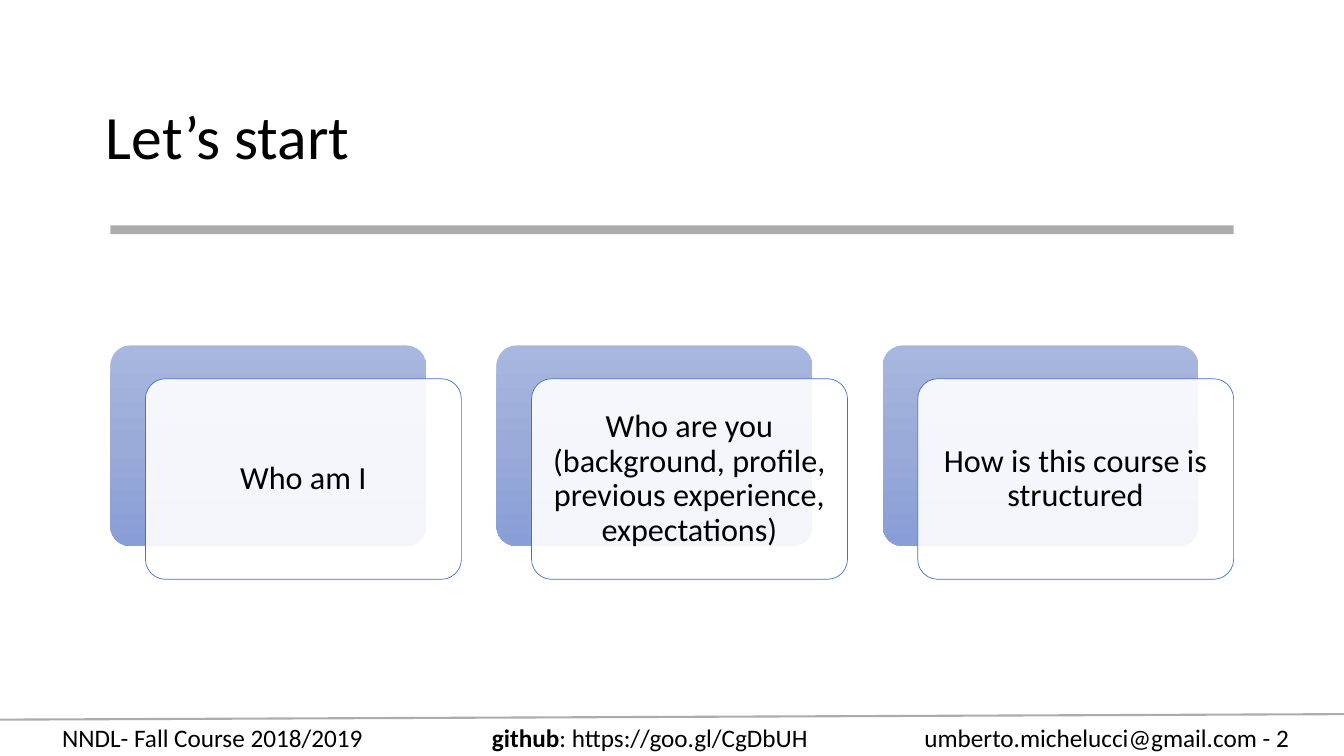
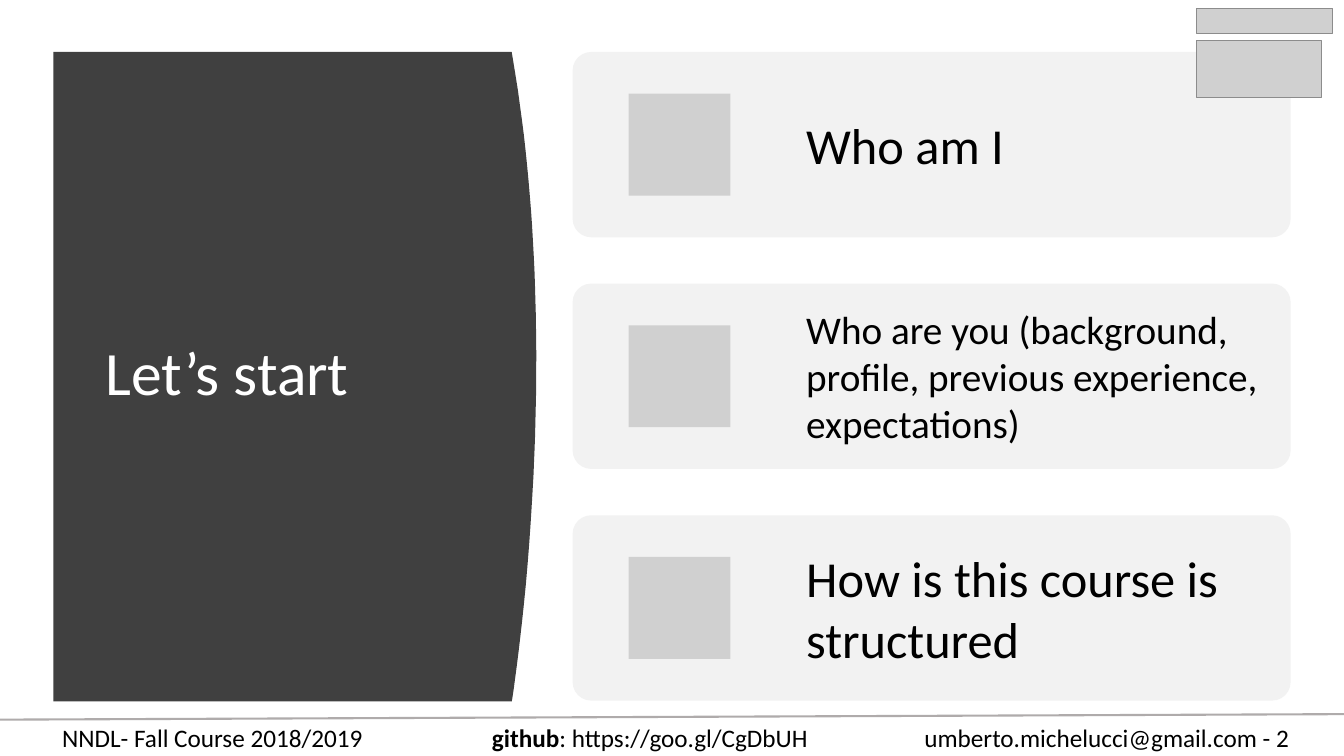
Before and after one commit to toelt-llc/COURSE-zhaw-dlcourse-spring2019, a slide deck: slide 2 of NNDL - Fall 18 Week 1 - Administration and basics.pptx. Drawn at 1344x756 pixels with LibreOffice and Linux fonts; fonts in the diff are those of the drawing; grey boxes stand for pictures. Boxes give left, top, right and bottom in pixels: in the first picture for what was removed or moved away, otherwise in the second. Text is boxed around its words. In the diff, an @@ line names an element or a change of style, - is before the commit and + after.

```diff
--- a/NNDL - Fall 18 Week 1 - Administration and basics.pptx
+++ b/NNDL - Fall 18 Week 1 - Administration and basics.pptx
@@ picture added at [1197,8,1333,33] @@
@@ freeform shape added at [53,52,536,702], fill #404040 @@
@@ text "Who am I" at [806,129,1004,165]: size 23 to 36 pt; alignment centre to left; line spacing 0.9 to 1; more space between paragraphs @@
@@ text "Who am I": place and size @@
-text "Who am I" at [240,466,366,490]
+text "Who am I" at [806,129,1004,165]
@@ picture added at [1197,40,1321,97] @@
@@ title "Let’s start": place and size @@
-title "Let’s start" at [106,116,349,160]
+title "Let’s start" at [105,352,349,396]
@@ title "Let’s start" at [105,352,349,396]: text colour #000000 to #FFFFFF @@
@@ rectangle removed at [110,226,1233,235] @@
@@ text "Who are you (background, profile, ...": place and size @@
-text "Who are you (background, profile, ..." at [553,414,825,547]
+text "Who are you (background, profile, ..." at [806,315,1257,445]
@@ text "Who are you (background, profile, ..." at [806,315,1257,445]: size 23 to 28 pt; alignment centre to left; line spacing 0.9 to 1; more space between paragraphs @@
@@ group removed at [110,346,1233,580]: 6 rounded rectangles @@
@@ text "How is this course is ...": place and size @@
-text "How is this course is ..." at [944,449,1207,507]
+text "How is this course is ..." at [806,562,1218,659]
@@ text "How is this course is ..." at [806,562,1218,659]: size 23 to 36 pt; alignment centre to left; line spacing 0.9 to 1; more space between paragraphs @@
@@ group added at [573,52,1291,701]: 3 rounded rectangles, 3 pictures @@
```
Also in this commit, not shown: 12 other slides changed, 2 slides added, 2 slides removed.
